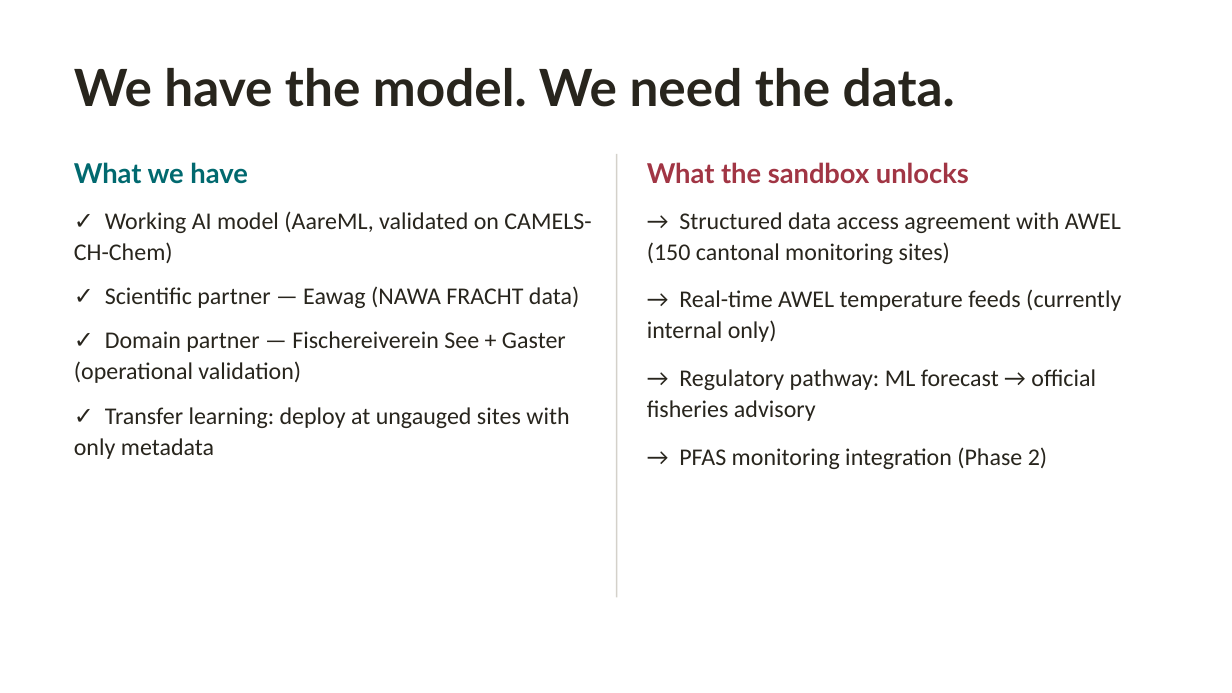
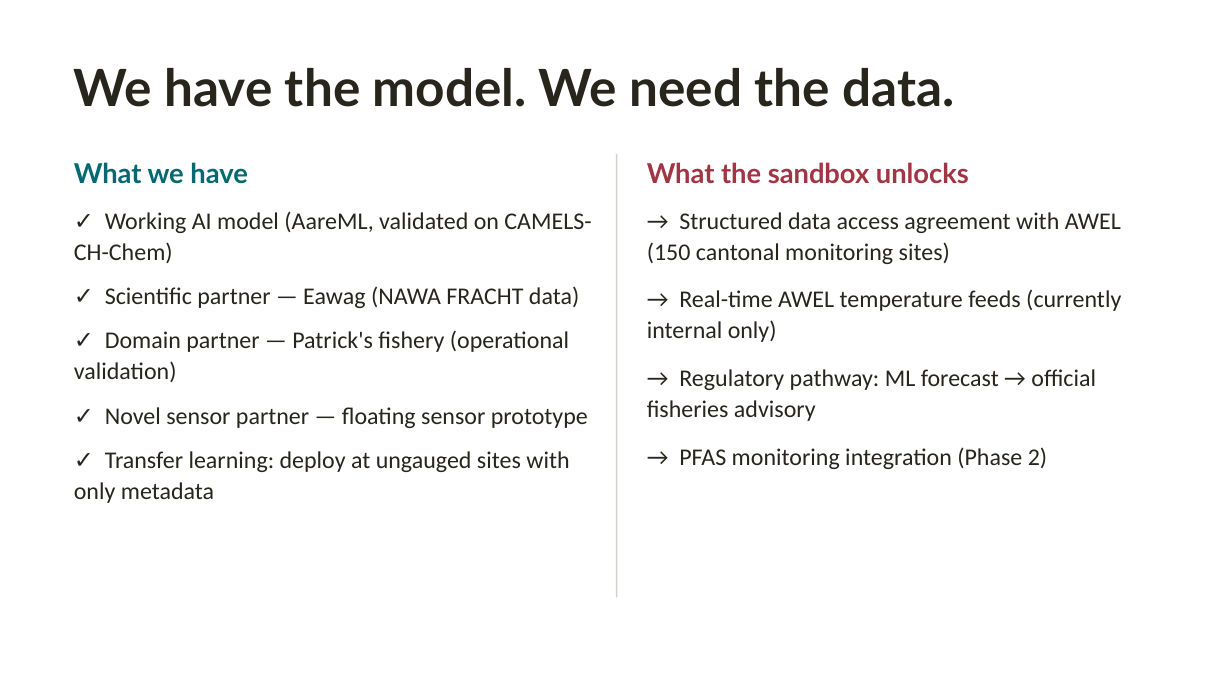
Before and after one commit to polar-bear-after-lunch/AareML, a slide deck: slide 4 of AareML_Sandbox_Pitch.pptx. Drawn at 1232x693 pixels with LibreOffice and Linux fonts; fonts in the diff are those of the drawing. Boxes give left, top, right and bottom in pixels: in the first picture for what was removed or moved away, otherwise in the second. Text is boxed around its words. In the diff, an @@ line names an element or a change of style, - is before the commit and + after.

```diff
--- a/AareML_Sandbox_Pitch.pptx
+++ b/AareML_Sandbox_Pitch.pptx
@@ text at bbox=[74, 330, 588, 428]: text changed @@
-✓ Domain partner — Fischereiverein See + Gaster (operational validation)
+✓ Domain partner — Patrick's fishery (operational validation)
+✓ Novel sensor partner — floating sensor prototype
```
Also in this commit, not shown: 4 other slides changed, 1 other file.
